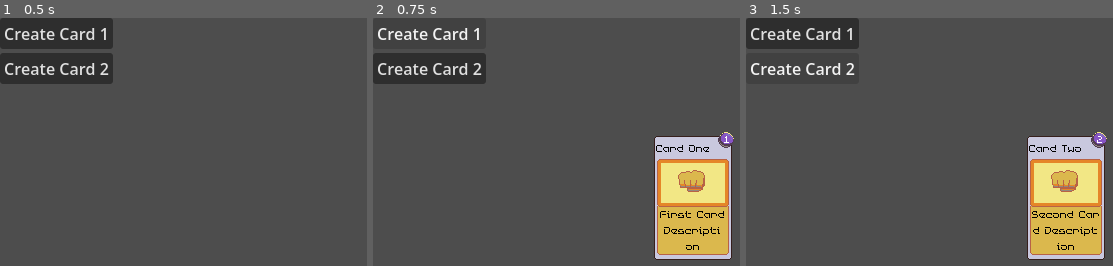
Above: before the commit, frames 1-3 (left to right).
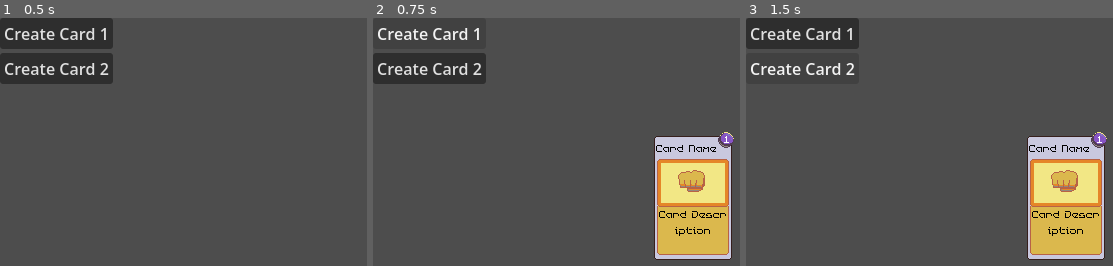
Above: after the commit, the same moments.

Repository: toocolors/deckbuilder-tutorial
Game: Godot game, scene res://scenes/deck_n_hand.tscn
Two runs of this game, one before a commit and one after it. Both use one fixed random seed, a clock stepped at 60 frames per second and the inputs below.
Inputs:
- Up to frame 1 (0.5 s): no input
- Up to frame 2 (0.75 s): click "Create Card 1" at 0.5 s
- Up to frame 3 (1.5 s): click "Create Card 2" at 1.25 s

Frame 1 is identical in both runs. In frame 2, 0.4% of the frame differs, in the area x 77-97%, y 51-94%; in frame 3, 0.4%, in the area x 77-98%, y 47-94%.
Error after the commit: Invalid access to property or key 'texture' on a base object of type 'Nil'. (res://scripts/card.gd:25)

Commit message:
Change card image fields, set card image on ready

Diff:
--- a/scenes/cards/attack_card.tscn
+++ b/scenes/cards/attack_card.tscn
@@ -5,10 +5,10 @@
 
 [node name="AttackCard" type="Node2D" unique_id=307022461]
 
-[node name="Card" parent="." unique_id=796531875 node_paths=PackedStringArray("card_image") instance=ExtResource("1_3ikgh")]
+[node name="Card" parent="." unique_id=796531875 node_paths=PackedStringArray("card_image_sprite") instance=ExtResource("1_3ikgh")]
 card_name = "Attack"
 card_desc = "Damage 1"
-card_image = NodePath("../CardImage")
+card_image_sprite = NodePath("../CardImage")
 
 [node name="CardImage" type="Sprite2D" parent="." unique_id=1019031722]
 visible = false
--- a/scenes/cards/defend_card.tscn
+++ b/scenes/cards/defend_card.tscn
@@ -5,10 +5,10 @@
 
 [node name="DefendCard" type="Node2D" unique_id=131936884]
 
-[node name="Card" parent="." unique_id=796531875 node_paths=PackedStringArray("card_image") instance=ExtResource("1_ujx26")]
+[node name="Card" parent="." unique_id=796531875 node_paths=PackedStringArray("card_image_sprite") instance=ExtResource("1_ujx26")]
 card_name = "Defend"
 card_desc = "Defend 1"
-card_image = NodePath("../CardImage")
+card_image_sprite = NodePath("../CardImage")
 
 [node name="CardImage" type="Sprite2D" parent="." unique_id=1082163469]
 visible = false
--- a/scripts/card.gd
+++ b/scripts/card.gd
@@ -3,24 +3,26 @@
 @export var card_name: String = "Card Name"
 @export var card_desc: String = "Card Description"
 @export var card_cost: int = 1
-@export var card_image: Sprite2D
+@export var card_image_sprite: Sprite2D
 
 @onready var cost_label: Label = $CostDisplay/CostLabel
 @onready var desc_label: Label = $CardDescription
 @onready var name_label: Label = $CardName/NameLabel
+@onready var card_image: Sprite2D = $CardImage/CardImageSprite
 
 func _ready():
-	set_values(card_cost, card_desc, card_name)
-	visible = false
+	set_values(card_cost, card_desc, card_name, card_image_sprite)
 
-func set_values(new_cost: int, new_desc: String, new_name: String) -> void:
+func set_values(new_cost: int, new_desc: String, new_name: String, new_image: Node2D) -> void:
 	card_cost = new_cost
 	card_desc = new_desc
 	card_name = new_name
+	card_image_sprite = new_image
 
 	cost_label.set_text(str(new_cost))
 	desc_label.set_text(new_desc)
 	name_label.set_text(new_name)
+	card_image.texture = card_image_sprite.texture
 
 # Called every frame. 'delta' is the elapsed time since the previous frame.
 func _process(delta: float) -> void:
